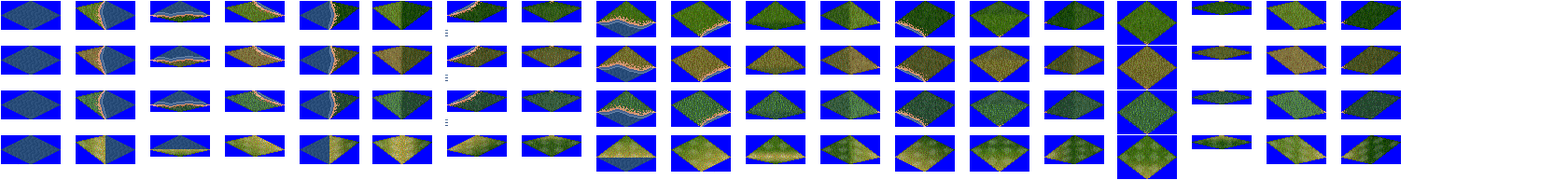
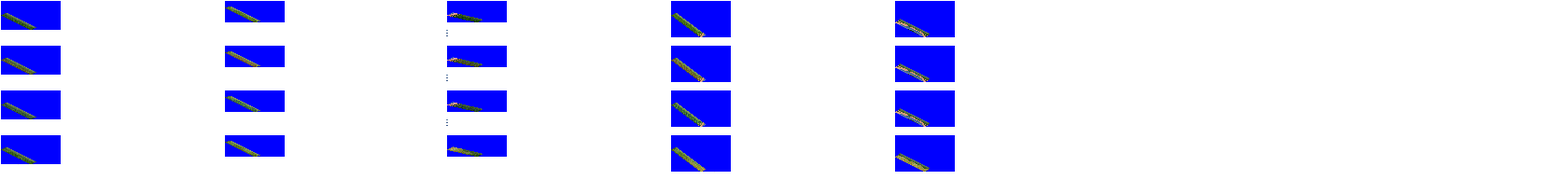
Revision of a layered 1568px x 180px image; what changed, layer by layer:
added layer "RiverMouthSW" above "RiverbankSW" over [0, 0, 955, 172]
added layer "RiverShoreMask" above "Coast" over [75, 0, 1401, 180]
renamed "Shore" to "Coast", moved it above "RiverWater" over [93, 0, 1347, 167]
hid "Sea water", painted on it over [0, 0, 1401, 172]
added layer "Ground" above "BlueForShore" over [0, 0, 1401, 180]
renamed "Blue Transparency" to "BlueForShore", painted on it over [0, 0, 1401, 180]
renamed "Groundtile" to "White", painted on it over [0, 0, 1401, 180]
